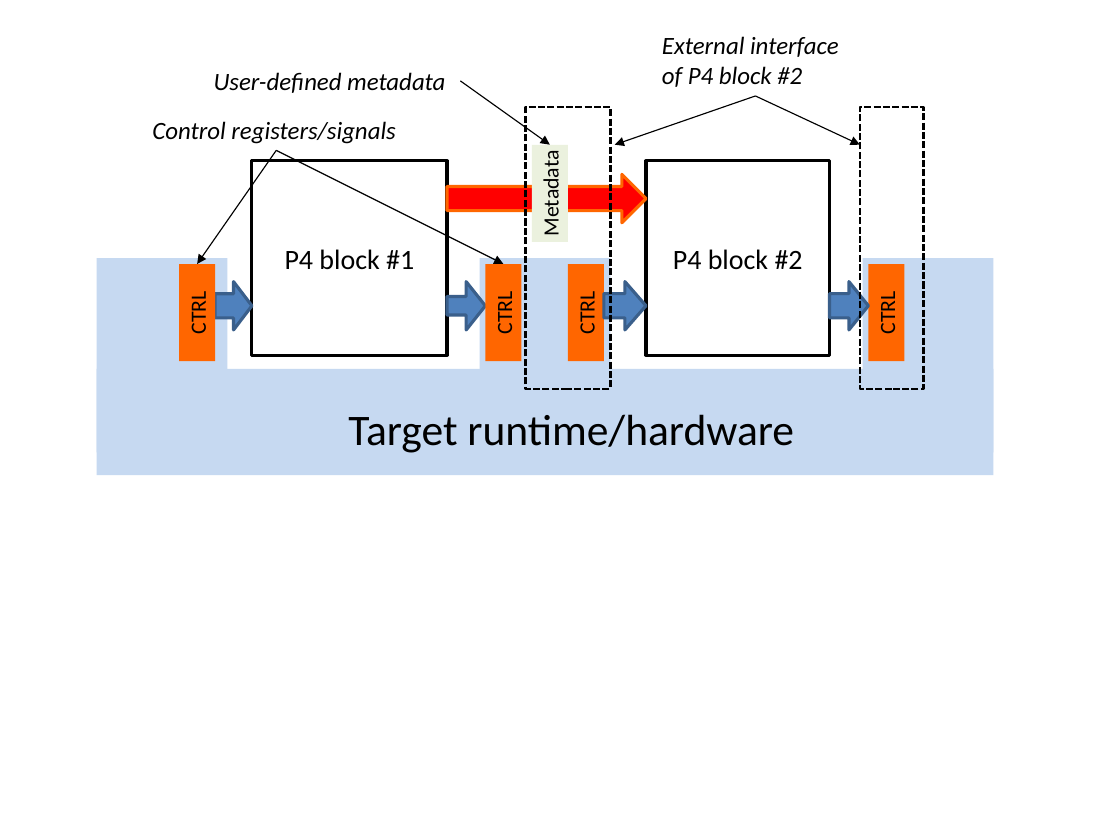
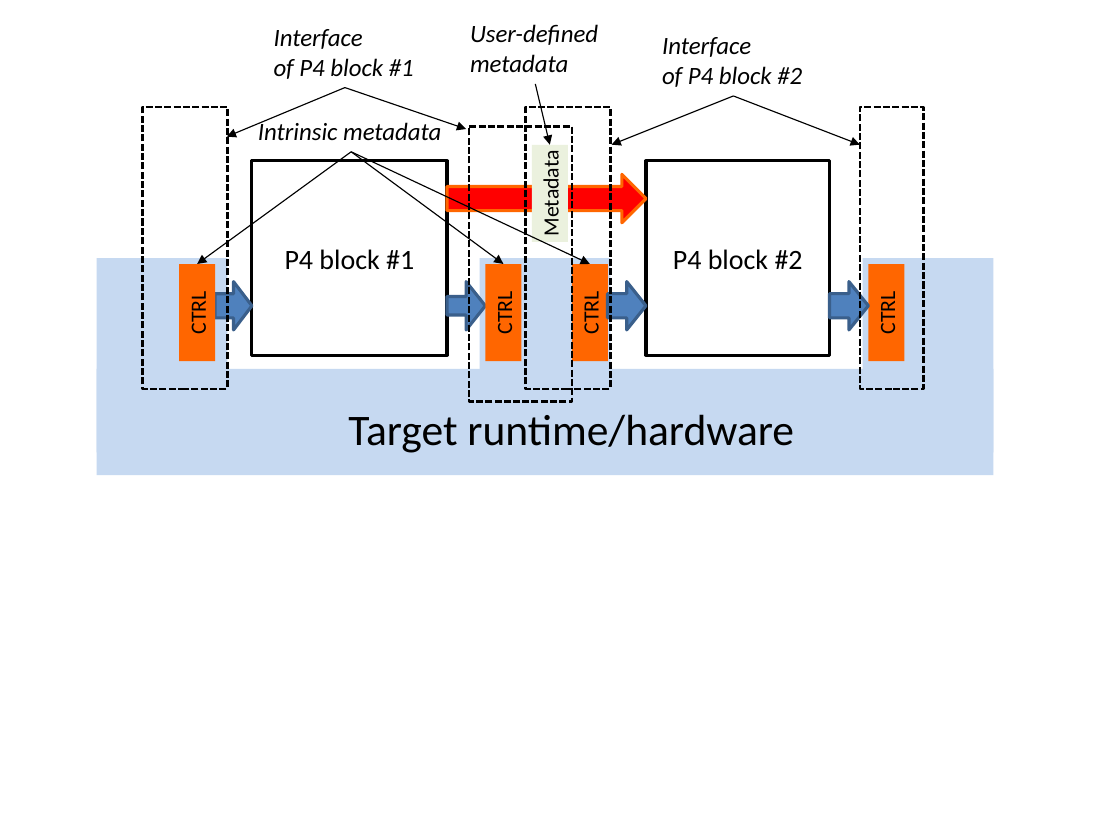
Before and after one commit to p4lang/p4-spec, a slide deck: slide 5 of v1.2/spec/P4v1.2-spec.pptx. Drawn at 1120x840 pixels with LibreOffice and Linux fonts; fonts in the diff are those of the drawing. Boxes give left, top, right and bottom in pixels: in the first picture for what was removed or moved away, otherwise in the second. Text is boxed around its words. In the diff, an @@ line names an element or a change of style, - is before the commit and + after.

```diff
--- a/v1.2/spec/P4v1.2-spec.pptx
+++ b/v1.2/spec/P4v1.2-spec.pptx
@@ text added at (274,29,414,79), 16 pt, text #000000, italic @@
+Interface
+of P4 block #1
@@ text "User-defined metadata" rewrapped from (214,72,445,93) to (470,24,598,72) @@
@@ text at (662,37,802,87): text changed @@
-External interface
-of P4 block #2
+Interface
+of P4 block #2
@@ arrow moved from (755, 96) - (615, 144) to (345, 87) - (226, 137) @@
@@ arrow added from (345, 87) to (466, 129), #000000 0.75 pt @@
@@ arrow moved from (460, 81) - (550, 144) to (535, 84) - (550, 144) @@
@@ rectangle added at (142,108,227,390), outline #000000 1.5 pt dashed @@
@@ arrow added from (734, 96) to (612, 144), #000000 0.75 pt @@
@@ arrow moved from (755, 96) - (860, 144) to (734, 96) - (860, 144) @@
@@ text at (258,120,441,141): text changed @@
-Control registers/signals
+Intrinsic metadata
@@ rectangle added at (469,127,572,402), outline #000000 1.5 pt dashed @@
@@ arrow moved from (277, 150) - (197, 264) to (352, 152) - (197, 264) @@
@@ arrow moved from (277, 150) - (503, 264) to (352, 152) - (503, 264) @@
@@ arrow added from (352, 152) to (590, 264), #000000 0.75 pt @@
@@ rectangle "CTRL": place and size @@
-rectangle "CTRL" at (568,264,604,361)
+rectangle "CTRL" at (572,264,608,361)
```
Also in this commit, not shown: 1 other slide changed, 1 other file.
